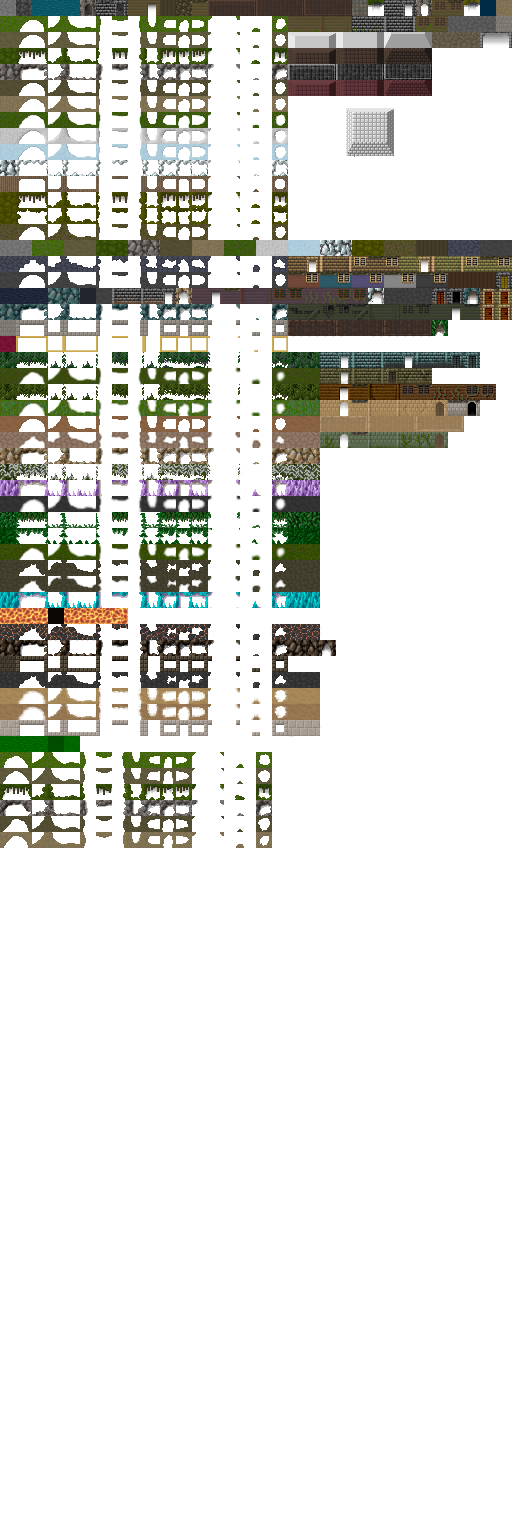
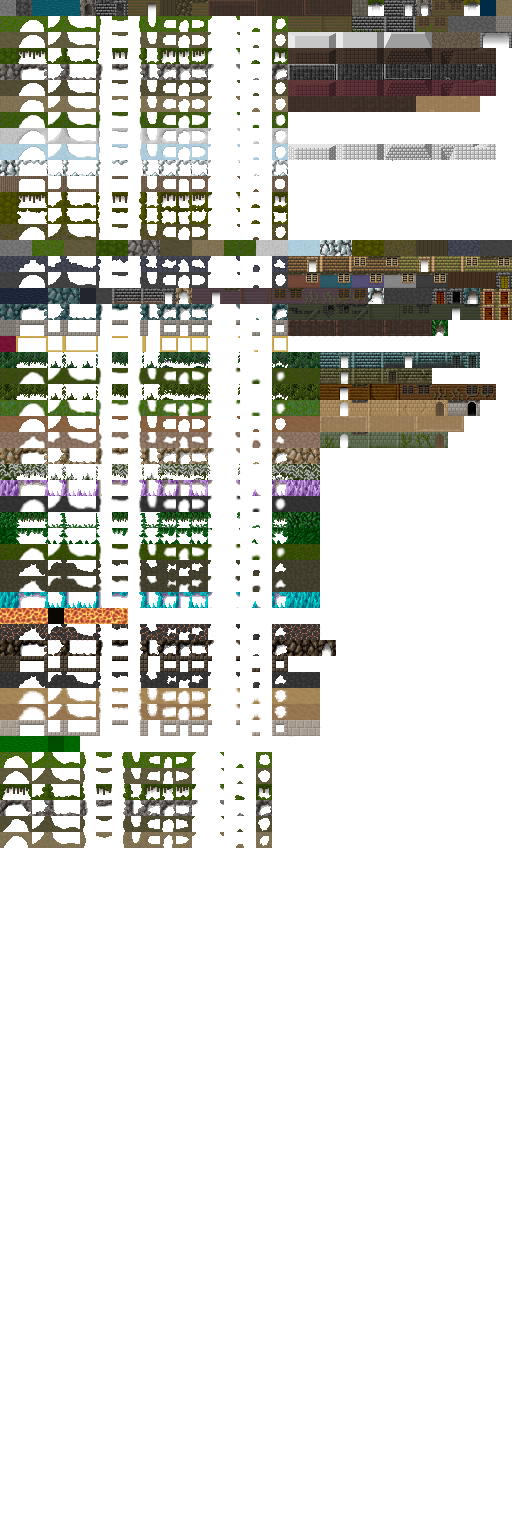
The second 512x1536 image is a revision of the first. Changes to its layers:
painted on "foreground" over (19, 2, 496, 161)
